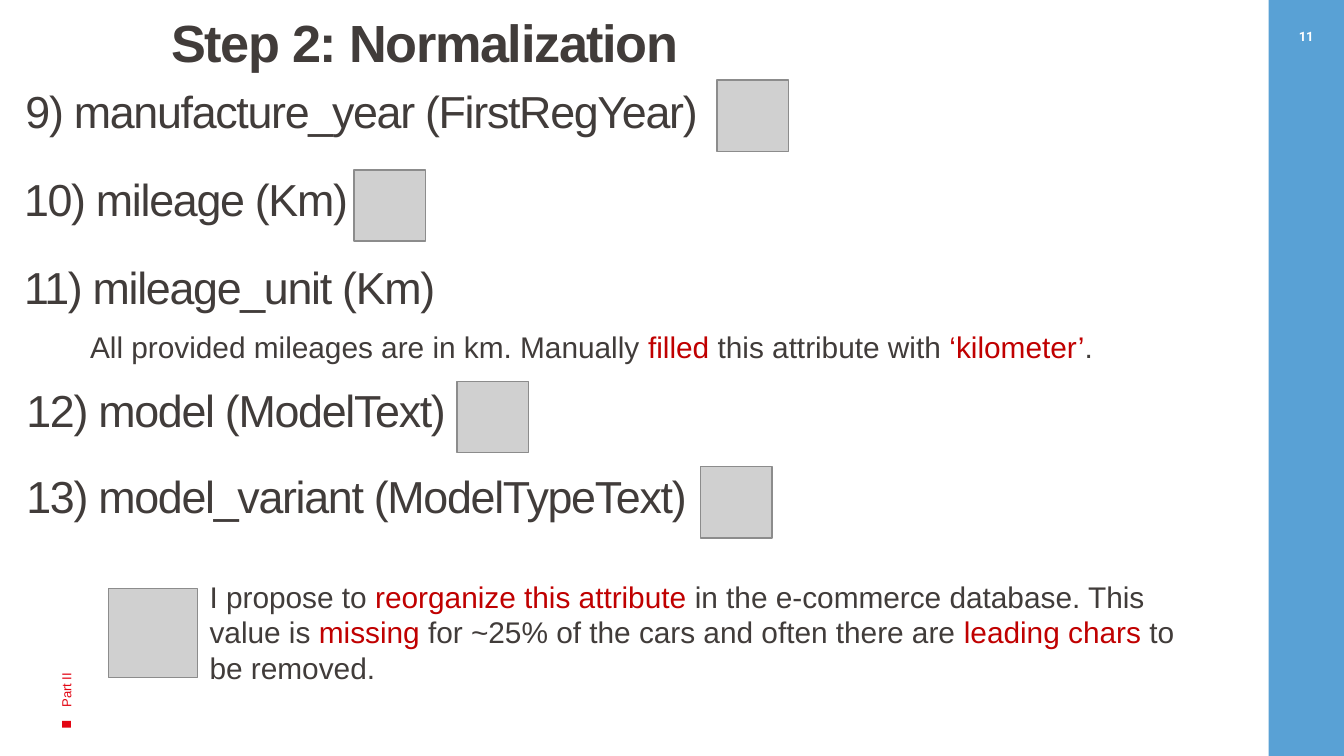
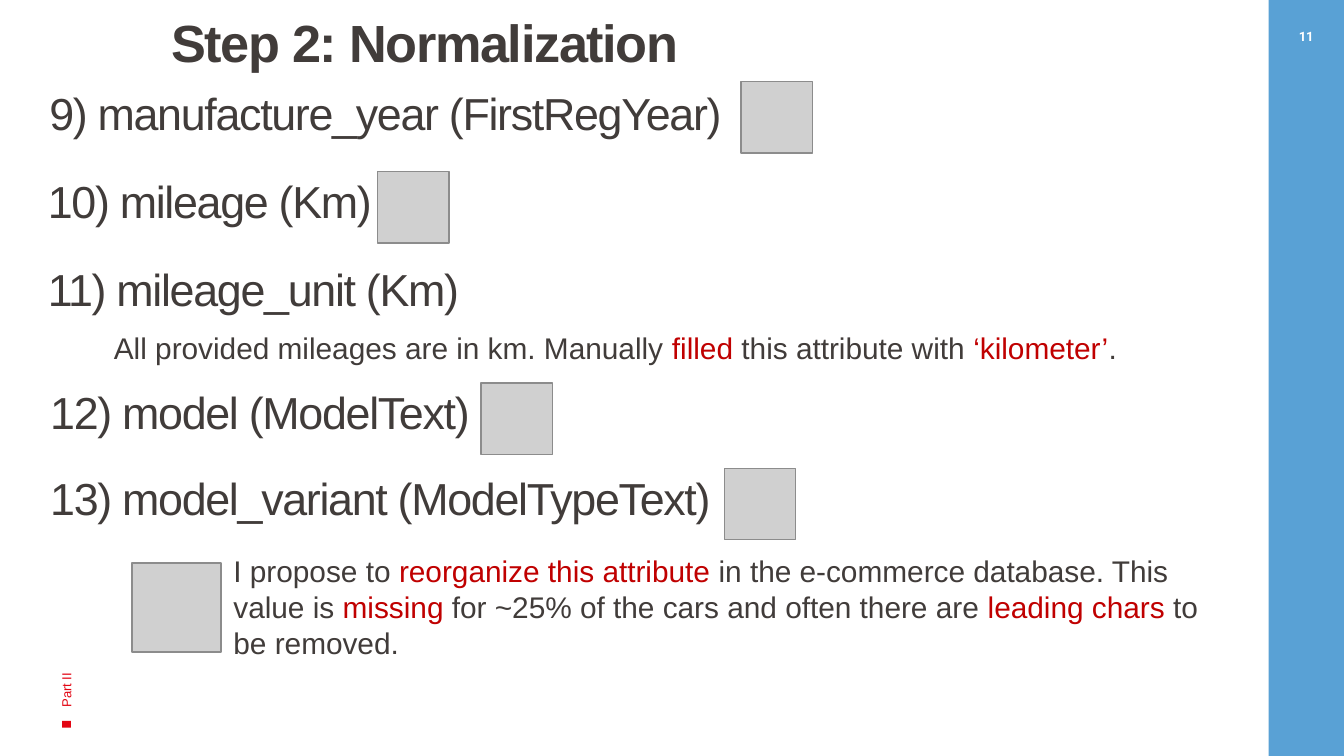
Before and after one commit to pierluigisegatto/Onedot_remote_data_task, a slide deck: slide 12 of customer_presentation/onedot_customer_presentation.pptx. Drawn at 1344x756 pixels with LibreOffice and Linux fonts; fonts in the diff are those of the drawing; grey boxes stand for pictures; background and template pictures are left out. Boxes give left, top, right and bottom in pixels: in the first picture for what was removed or moved away, otherwise in the second. Text is boxed around its words. In the diff, an @@ line names an element or a change of style, - is before the commit and + after.

```diff
--- a/customer_presentation/onedot_customer_presentation.pptx
+++ b/customer_presentation/onedot_customer_presentation.pptx
@@ 4 texts, 1 picture, 1 rectangle: place and size @@
-4 texts, 1 picture, 1 rectangle at [24,95,1093,453]
+4 texts, 1 picture, 1 rectangle at [48,97,1117,454]
@@ 3 pictures, 2 texts: place and size @@
-3 pictures, 2 texts at [24,79,789,538]
+3 pictures, 2 texts at [48,82,812,540]
@@ picture: place and size @@
-picture at [109,589,198,677]
+picture at [132,563,220,652]
@@ text "I propose to reorganize this ...": place and size @@
-text "I propose to reorganize this ..." at [210,586,1174,680]
+text "I propose to reorganize this ..." at [233,560,1198,655]
```
Also in this commit, not shown: 11 other slides changed, 2 other files.
